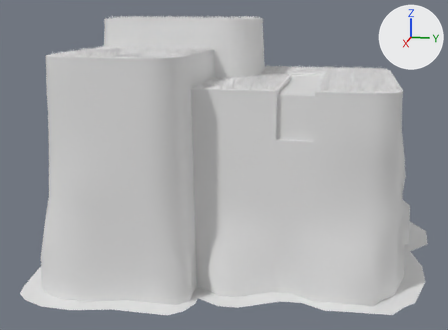
The FBX model FishingWorld/Assets/Sky_island.fbx: old version first, new version second.
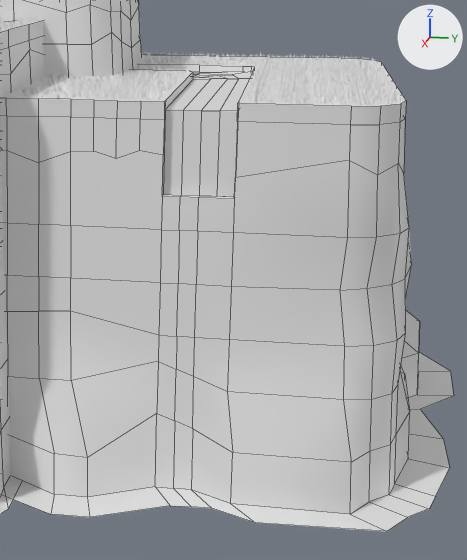
There are two pictures of each version: one whole from a 50 mm lens placed at (80.3, 15.4, 30.6), pointed at (3.4, 0.0, 11.4), one close up on the part from 43% to 97% of the width and 11% to 100% of the height. Every picture has the same lights, and +X, +Y and +Z are marked at upper right. The close-ups show mesh edges as thin lines.

Before the edit, the objects in view are built like this:
```python
me_cube = bpy.data.meshes.new('Cube')
me_cube.from_pydata(...)  # 878 vertices, 712 faces; spans x -17.8..22.1, y -20.6..24.9, z 0.0..29.8
me_cube_005 = bpy.data.meshes.new('Cube.005')
me_cube_005.from_pydata(...)  # 31 vertices, 20 faces; spans x -7.1..14.6, y 3.0..12.1, z 17.3..22.3
me_cube_005.materials.append(mat_material)  # white #e7e7e7
me_cube_021 = bpy.data.meshes.new('Cube.021')
me_cube_021.from_pydata(...)  # 106 vertices, 50 faces; spans x -20.3..24.3, y -23.0..27.3, z 0.0
me_cube_021.materials.append(mat_material)  # white #e7e7e7
ob_cube_003 = bpy.data.objects.new('Cube.003', me_cube)
ob_cube_003.location = (0.0, 0.0, 0.0)
ob_cube_004 = bpy.data.objects.new('Cube.004', me_cube_005)
ob_cube_004.location = (0.0, 0.0, 0.0)
ob_cube_014 = bpy.data.objects.new('Cube.014', me_cube_021)
ob_cube_014.location = (0.0, 0.0, 0.0)
# also in view: 'Plane.019' at (2.6, 2.0, 26.4)
```
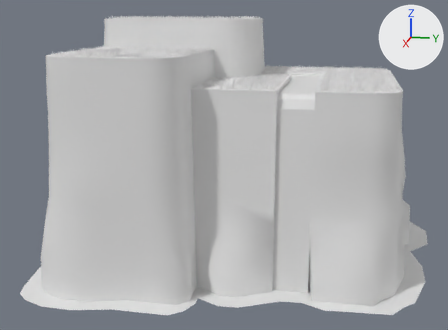
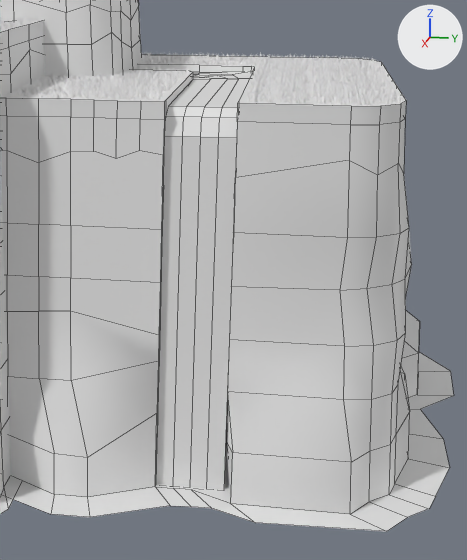
Commit message: Sky Island

What differs and where, as boxes (x1, y1, x2, y2) in the close-ups (467 x 560 px):
'Cube.004', reshaped (8% wider, 230% taller)
    before: (163, 71, 252, 197)
    after: (156, 71, 252, 489)
part 1 of me_cube_005, built on
    before: (163, 104, 238, 197)
    after: (156, 104, 238, 489)
part 2 of me_cube, cut back
    before: (155, 72, 234, 504)
    after: (155, 72, 233, 504)

What changed in the scene script:
```text
Change me_cube_005:
    used by ob_cube_004; location = (0.0, 0.0, 0.0)
    remove me_cube_005.from_pydata(...)  # 31 vertices, 20 faces; spans x -7.1..14.6, y 3.0..12.1, z 17.3..22.3
    add me_cube_005.from_pydata(...)  # 41 vertices, 28 faces; spans x -7.1..15.3, y 3.0..12.1, z -0.1..22.3
    me_cube_005 part 1
    6 vertices are removed from x 14.5..14.6, y 8.0..12.0, z 17.3..22.1
    5 faces are deleted
    4 vertices in x 14.5, y 8.0..11.0, z 22.1 move by (-1.5, 0.0, 0.0)
    16 vertices are added at x 13.0..15.3, y 8.0..12.0, z -0.1..22.1
    13 new faces join them
Change me_cube:
    used by ob_cube_003; location = (0.0, 0.0, 0.0)
    remove me_cube.from_pydata(...)  # 878 vertices, 712 faces; spans x -17.8..22.1, y -20.6..24.9, z 0.0..29.8
    add me_cube.from_pydata(...)  # 876 vertices, 703 faces; spans x -17.8..22.1, y -20.6..24.9, z 0.0..29.8
    me_cube part 2
    14 vertices are removed from x 14.6..15.6, y 9.0..10.1, z 3.8..17.3
    23 faces are deleted
    2 vertices move from x 14.5, y 8.0..12.0, z 22.1 to x 13.9, y 8.0..12.0, z 21.6
    12 vertices are added at x 14.3..15.2, y 8.0..12.4, z 0.0..15.4
    14 new faces join them
```
